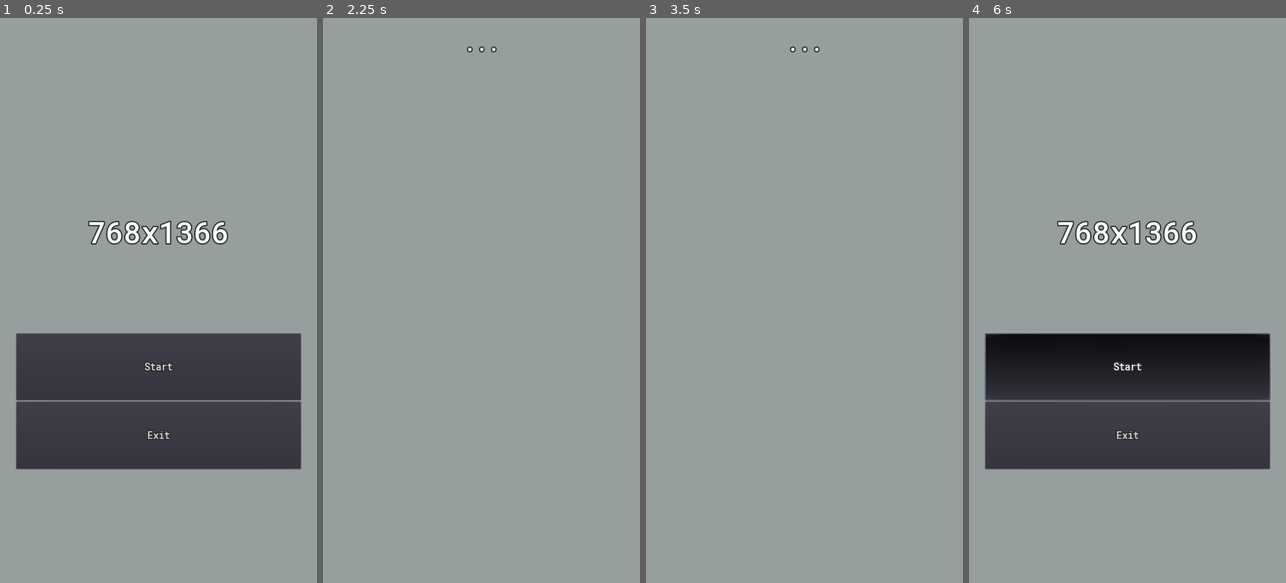
Above: before the commit, frames 1-4 (left to right).
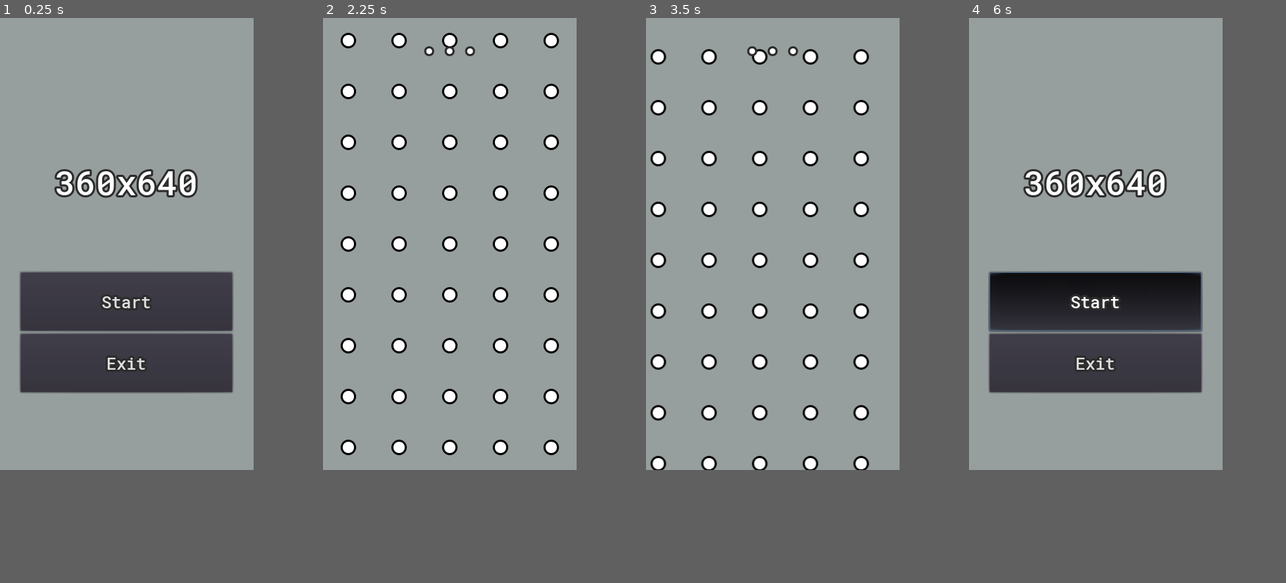
Above: after the commit, the same moments.

Repository: ikhtopod/dotzone-prototype
Game: Godot game, scene res://Maps/MainMenu.tscn
The game is run twice, just before and just after one commit, with the same random seed, the same clock (stepped at 60 frames per second) and the same inputs.
Inputs (mouse positions are in pixels of both pictures, inside the frame that each line leads up to):
- Up to frame 1 (0.25 s): no input
- Up to frame 2 (2.25 s): click "Start" at 0.5 s; tap Enter at 1.25 s; move the mouse to (551, 272) at 1.27 s; tap Backspace at 1.35 s; click (551, 272) at 1.42 s; click "Start" at 2 s
- Up to frame 3 (3.5 s): tap Space at 2.75 s; drag from (741, 328) to (788, 413) at 2.77 s
- Up to frame 4 (6 s): move the mouse to (1159, 176) at 3.52 s; tap Backspace at 3.6, 5.85 s; click (1159, 176) at 3.67 s; click "Start" at 4.25 s; tap Enter at 5 s; drag from (1111, 413) to (1032, 215) at 5.02 s; move the mouse to (1222, 385) at 5.77 s; click (1222, 385) at 5.92 s
In our replay, the window is 450x800 before the commit and 360x640 after it. These sizes can differ from the game's own. Grey fills any space a smaller window leaves; there, only what the larger window draws over its background counts as a difference.

The runs differ from the first frame. In frame 1, 25% of the frame differs, in the area x 4-96%, y 26-80%; in frame 2, 4.9%; in frame 3, 5.2%; in frame 4, 29%.

Commit message:
added dotview

Diff:
--- a/Gameplay/Battlefield/Battlefield.gd
+++ b/Gameplay/Battlefield/Battlefield.gd
@@ -3,12 +3,10 @@
 # Шаблон MVC:
 #     Model: DotStructure
 #     View: DotView
-#     Controller:
-#         View to Model: DotView->ToucnManager->DotStructure
-#         Model to View: DotStructure->DotView
+#     Controller: Battlefield, ToucnManager
 
 
-const DotViewScene = preload("res://Gameplay/Dot/DotView.tscn")
+const DotViewScene: PackedScene = preload("res://Gameplay/Dot/DotView.tscn")
 
 
 # Модель поля
@@ -18,14 +16,49 @@
 	return m_field
 
 
+func _ready():
+	m_field = DotStructure.new(50)
+	SimpleShowDots()
+
+
+func SimpleShowDots() -> void:
+	if !m_field.GetRoot():
+		return
+
+	add_child(DotViewScene.instance().Init(m_field.GetRoot()))
+	m_field.GetRoot().isChecked = true
+
+	var rootDotNeighbours: Dot.DotNeighbours = m_field.GetRoot().GetDotNeighbours()
+	if !rootDotNeighbours:
+		return
+
+	var queue: Array = [rootDotNeighbours]
+
+	var counter: int = 0
+	var maxDotView: int = int(pow(m_field.m_halfSize, 2) - 1)
+	while !queue.empty() and counter < maxDotView:
+		var dotNeighbours: Dot.DotNeighbours = queue.pop_front()
+
+		if !dotNeighbours:
+			continue
+
+		for dot in dotNeighbours.GetNeighbours():
+			if dot && !dot.isChecked:
+				var newDotNeighbours: Dot.DotNeighbours = dot.GetDotNeighbours()
+				if newDotNeighbours:
+					queue.push_back(newDotNeighbours)
+
+				add_child(DotViewScene.instance().Init(dot))
+				dot.isChecked = true
+				counter += 1
+				if counter >= maxDotView:
+					break
+
+
 # Очистить поле
 func ClearField() -> void:
 	m_field.Clear()
 
 
-func _ready():
-	m_field = DotStructure.new()
-
-
 func _exit_tree():
 	ClearField()
--- a/Gameplay/Dot/Dot.gd
+++ b/Gameplay/Dot/Dot.gd
@@ -37,8 +37,8 @@
 		  null, null, null, null ] setget ,GetNeighbours
 
 	func GetNeighbours() -> Array:
-		return m_neighbours.duplicate(false)
-		#return m_neighbours
+		#return m_neighbours.duplicate(false)
+		return m_neighbours
 
 	func Clear() -> void:
 		m_neighbours.clear()
@@ -191,7 +191,7 @@
 
 var m_dotNeighbours: DotNeighbours = null setget ,GetDotNeighbours
 var m_position: Vector2 = Vector2() setget SetPosition, GetPosition
-
+var isChecked: bool = false
 
 func _init(position: Vector2 = Vector2()):
 	m_dotNeighbours = DotNeighbours.new()
--- a/Gameplay/Dot/DotStructure.gd
+++ b/Gameplay/Dot/DotStructure.gd
@@ -7,21 +7,20 @@
 # Шаблон MVC:
 #     Model: DotStructure
 #     View: DotView
-#     Controller:
-#         View to Model: DotView->ToucnManager->DotStructure
-#         Model to View: DotStructure->DotView
+#     Controller: Battlefield, ToucnManager
 
 
 # Класс для создания соседних точек
 class NeighboursGenerator extends Resource:
-	const MAXCOORD: float = 50.0
-
 	var m_queue: Array = []
+	var m_halfSize: float = 0.0
 	var m_neighbour: Dot = null
 
-	func _init(root: Dot):
+	func _init(root: Dot, halfSize: float):
 		if root:
 			m_queue.push_back(root)
+
+		m_halfSize = halfSize
 
 	func Generate() -> void:
 		while !m_queue.empty():
@@ -40,7 +39,7 @@
 	# Заталкиваем в очередь переданную точку, если она соответствует условиям
 	func PushToQueue() -> bool:
 		var absPosition: Vector2 = m_neighbour.GetPosition().abs()
-		if absPosition.x < MAXCOORD && absPosition.y < MAXCOORD:
+		if absPosition.x < m_halfSize && absPosition.y < m_halfSize:
 			m_queue.push_back(m_neighbour)
 			return true
 		return false
@@ -155,11 +154,21 @@
 			m_queue.front().UpdateNeighbourNW()
 
 
-var m_root: Dot = null
+var m_root: Dot = null setget SetRoot, GetRoot
+var m_halfSize: float = 0.0
 
-func _init():
+func _init(halfSize: float = 50.0):
+	m_halfSize = halfSize
 	m_root = Dot.new()
-	NeighboursGenerator.new(m_root).Generate()
+	NeighboursGenerator.new(m_root, m_halfSize).Generate()
+
+
+func GetRoot() -> Dot:
+	return m_root
+
+func SetRoot(root: Dot) -> void:
+	m_root = root
+	# TODO: Если root == null, то найти ближайшего не null соседа и сделать его root
 
 
 func Clear() -> void:
--- a/Gameplay/Dot/DotView.gd
+++ b/Gameplay/Dot/DotView.gd
@@ -4,9 +4,25 @@
 # Шаблон MVC:
 #     Model: DotStructure
 #     View: DotView
-#     Controller:
-#         View to Model: DotView->ToucnManager->DotStructure
-#         Model to View: DotStructure->DotView
+#     Controller: Battlefield, ToucnManager
+
+# Расстояние между точками
+const DISTANCE_BETWEEN_POINTS: float = 72.0
+
+
+var m_relative: Dot = null setget SetRelative, GetRelative
+
+func GetRelative() -> Dot:
+	return m_relative
+
+func SetRelative(relative: Dot) -> void:
+	m_relative = relative
+
+
+func Init(relative: Dot):
+	SetRelative(relative)
+	position = GetRelative().GetPosition() * DISTANCE_BETWEEN_POINTS
+	return self
 
 
 func _on_Area2D_area_entered(area: Area2D):
--- a/Gameplay/Dot/DotView.tscn
+++ b/Gameplay/Dot/DotView.tscn
@@ -4,7 +4,7 @@
 [ext_resource path="res://Sprite/Dot/default.png" type="Texture" id=2]
 
 [sub_resource type="CircleShape2D" id=1]
-radius = 24.0
+radius = 14.0
 
 [node name="DotView" type="Node2D"]
 script = ExtResource( 1 )
--- a/Maps/Game.tscn
+++ b/Maps/Game.tscn
@@ -45,26 +45,25 @@
 }
 
 [node name="CenterContainer" type="CenterContainer" parent="CanvasLayer/VBoxContainer"]
-margin_right = 768.0
-margin_bottom = 123.0
+margin_right = 360.0
+margin_bottom = 65.0
 size_flags_horizontal = 3
 size_flags_vertical = 3
 
 [node name="Label" type="Label" parent="CanvasLayer/VBoxContainer/CenterContainer" groups=[
 "Dot_Printer",
 ]]
-margin_left = 340.0
-margin_top = 29.0
-margin_right = 427.0
-margin_bottom = 94.0
+margin_left = 136.0
+margin_right = 223.0
+margin_bottom = 65.0
 size_flags_vertical = 6
 custom_fonts/font = SubResource( 3 )
 text = "..."
 
 [node name="MarginContainer" type="MarginContainer" parent="CanvasLayer/VBoxContainer"]
-margin_top = 127.0
-margin_right = 768.0
-margin_bottom = 1366.0
+margin_top = 69.0
+margin_right = 360.0
+margin_bottom = 640.0
 size_flags_horizontal = 3
 size_flags_vertical = 3
 size_flags_stretch_ratio = 10.0
--- a/Maps/MainMenu.tscn
+++ b/Maps/MainMenu.tscn
@@ -5,7 +5,7 @@
 [ext_resource path="res://Maps/MainMenu.gd" type="Script" id=3]
 
 [sub_resource type="DynamicFont" id=1]
-size = 72
+size = 48
 outline_size = 3
 outline_color = Color( 0.176471, 0.176471, 0.176471, 1 )
 use_filter = true
@@ -25,39 +25,39 @@
 }
 
 [node name="MarginContainer" type="MarginContainer" parent="CanvasLayer/VBoxContainer"]
-margin_right = 768.0
-margin_bottom = 271.0
+margin_right = 360.0
+margin_bottom = 105.0
 size_flags_horizontal = 3
 size_flags_vertical = 3
 
 [node name="HBoxContainer" type="HBoxContainer" parent="CanvasLayer/VBoxContainer"]
-margin_top = 275.0
-margin_right = 768.0
-margin_bottom = 1090.0
+margin_top = 109.0
+margin_right = 360.0
+margin_bottom = 530.0
 size_flags_horizontal = 3
 size_flags_vertical = 3
-size_flags_stretch_ratio = 3.0
+size_flags_stretch_ratio = 4.0
 
 [node name="MarginContainer4" type="MarginContainer" parent="CanvasLayer/VBoxContainer/HBoxContainer"]
-margin_right = 34.0
-margin_bottom = 815.0
+margin_right = 25.0
+margin_bottom = 421.0
 size_flags_horizontal = 3
 size_flags_vertical = 3
 
 [node name="VBoxContainer" type="VBoxContainer" parent="CanvasLayer/VBoxContainer/HBoxContainer"]
-margin_left = 38.0
-margin_right = 729.0
-margin_bottom = 815.0
+margin_left = 29.0
+margin_right = 330.0
+margin_bottom = 421.0
 size_flags_horizontal = 3
 size_flags_vertical = 3
-size_flags_stretch_ratio = 20.0
+size_flags_stretch_ratio = 12.0
 alignment = 1
 
 [node name="InformationLabel" type="Label" parent="CanvasLayer/VBoxContainer/HBoxContainer/VBoxContainer"]
-margin_left = 152.0
-margin_top = 194.0
-margin_right = 539.0
-margin_bottom = 290.0
+margin_left = 20.0
+margin_top = 91.0
+margin_right = 281.0
+margin_bottom = 156.0
 size_flags_horizontal = 6
 size_flags_vertical = 6
 size_flags_stretch_ratio = 3.0
@@ -67,32 +67,32 @@
 valign = 1
 
 [node name="StartButton" type="Button" parent="CanvasLayer/VBoxContainer/HBoxContainer/VBoxContainer"]
-margin_top = 488.0
-margin_right = 691.0
-margin_bottom = 649.0
+margin_top = 251.0
+margin_right = 301.0
+margin_bottom = 334.0
 size_flags_horizontal = 3
 size_flags_vertical = 3
 text = "START"
 
 [node name="ExitButton" type="Button" parent="CanvasLayer/VBoxContainer/HBoxContainer/VBoxContainer"]
-margin_top = 653.0
-margin_right = 691.0
-margin_bottom = 815.0
+margin_top = 338.0
+margin_right = 301.0
+margin_bottom = 421.0
 size_flags_horizontal = 3
 size_flags_vertical = 3
 text = "EXIT"
 
 [node name="MarginContainer3" type="MarginContainer" parent="CanvasLayer/VBoxContainer/HBoxContainer"]
-margin_left = 733.0
-margin_right = 768.0
-margin_bottom = 815.0
+margin_left = 334.0
+margin_right = 360.0
+margin_bottom = 421.0
 size_flags_horizontal = 3
 size_flags_vertical = 3
 
 [node name="MarginContainer2" type="MarginContainer" parent="CanvasLayer/VBoxContainer"]
-margin_top = 1094.0
-margin_right = 768.0
-margin_bottom = 1366.0
+margin_top = 534.0
+margin_right = 360.0
+margin_bottom = 640.0
 size_flags_horizontal = 3
 size_flags_vertical = 3
 [connection signal="pressed" from="CanvasLayer/VBoxContainer/HBoxContainer/VBoxContainer/StartButton" to="." method="_on_StartButton_pressed"]
--- a/project.godot
+++ b/project.godot
@@ -48,8 +48,8 @@
 
 [display]
 
-window/size/width=768
-window/size/height=1366
+window/size/width=360
+window/size/height=640
 window/handheld/orientation="sensor_portrait"
 window/stretch/mode="2d"
 window/stretch/aspect="keep_width"
